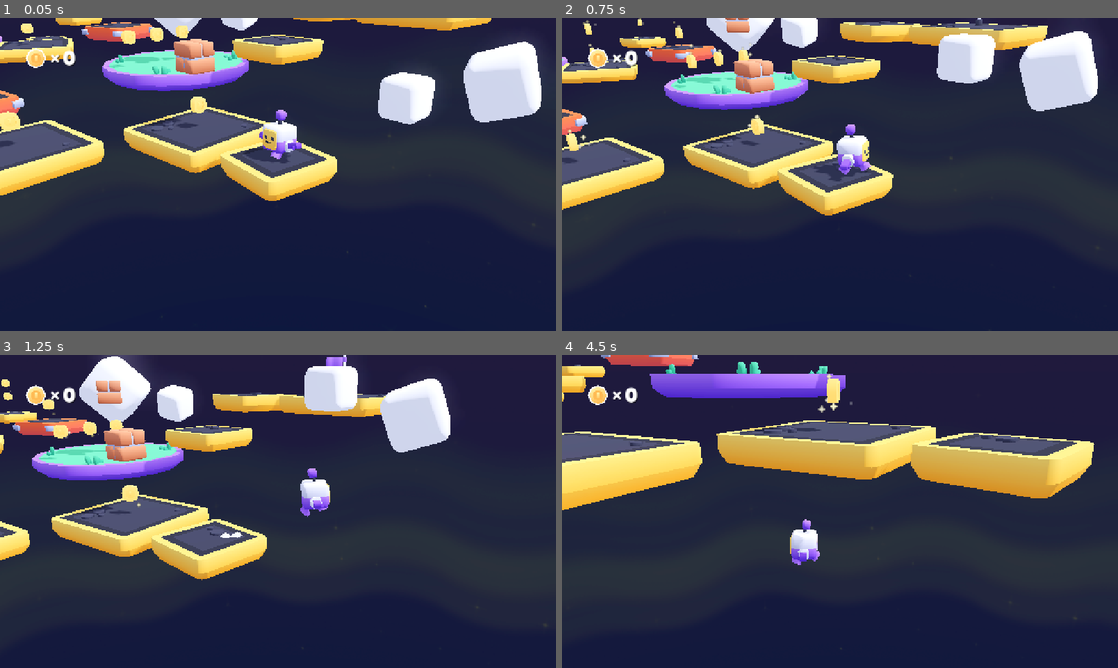
Above: before the commit, frames 1-4 (two rows, left to right).
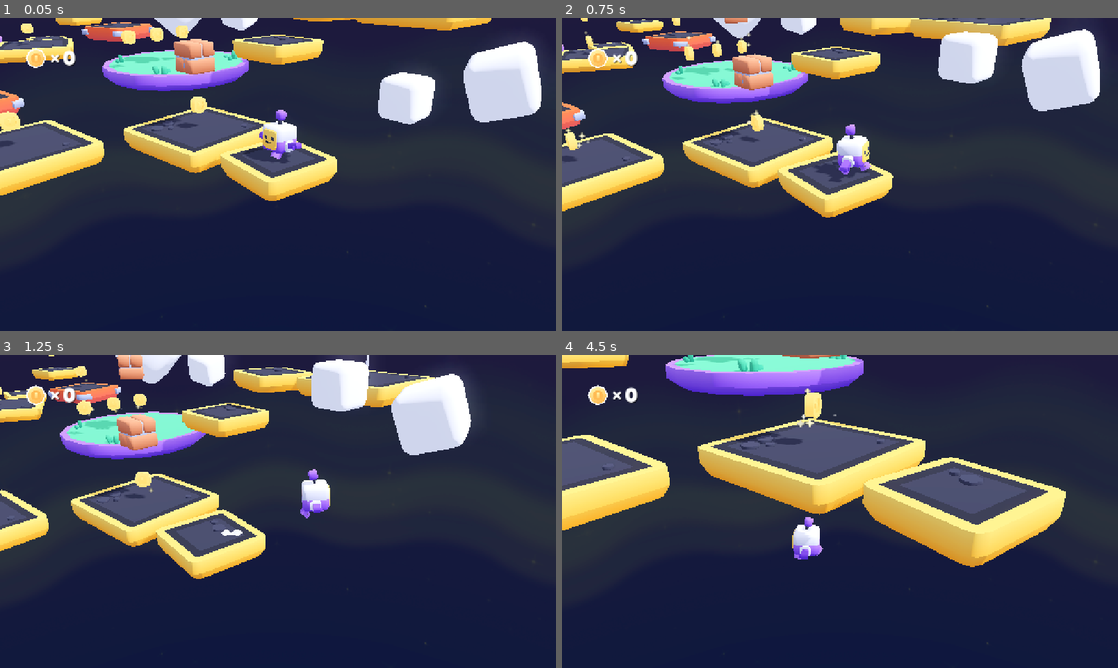
Above: after the commit, the same moments.

Repository: victorlvl47/3d-platformer-obby
Game: Godot game, scene res://scenes/main.tscn
Same seed, same stepped clock (60 frames per second), same inputs: the game is played once before the commit and once after it.
Inputs (mouse positions are in pixels of both pictures, inside the frame that each line leads up to):
- Up to frame 1 (0.05 s): no input
- Up to frame 2 (0.75 s): move the mouse to (962, 158) at 0.52 s; hold D (move_right) from 0.53 s (still down); tap Down (camera_down) at 0.6 s; click (962, 158) at 0.67 s
- Up to frame 3 (1.25 s): keep holding D (move_right); tap Space (jump) at 0.77 s; tap Left (camera_left) at 0.8 s
- Up to frame 4 (4.5 s): move the mouse to (728, 527) at 1.27 s; release D (move_right) at 1.28 s; hold S (move_back) 1.28-2.03 s; tap Left (camera_left) at 1.35, 3.8, 4.35 s; click (728, 527) at 1.42 s; tap Space (jump) at 1.52, 3.02, 3.77 s; tap Right (camera_right) at 1.55, 2.1 s; move the mouse to (895, 442) at 2.02 s; hold D (move_right) 2.03-2.78 s; click (895, 442) at 2.17 s; tap Up (camera_up) at 2.3, 2.85 s; move the mouse to (812, 574) at 2.77 s; hold W (move_forward) 2.78-3.53 s; click (812, 574) at 2.92 s; tap Down (camera_down) at 3.05, 3.6 s; move the mouse to (1006, 558) at 3.52 s; hold A (move_left) from 3.53 s (still down); click (1006, 558) at 3.67 s; tap Escape (ui_cancel) at 4.15 s; move the mouse to (673, 464) at 4.27 s; click (673, 464) at 4.42 s

Frame 1 is identical in both runs. In frame 2, 14% of the frame differs, in the area x 0-97%, y 0-93%; in frame 3, 24%; in frame 4, 29%, in the area x 0-96%, y 0-93%.

Commit message:
Add Roblox-style mouse camera controls

Diff:
--- a/scripts/view.gd
+++ b/scripts/view.gd
@@ -1,53 +1,60 @@
 extends Node3D
 
 @export_group("Properties")
-@export var target: Node
+@export var target: Node3D
 
 @export_group("Zoom")
-@export var zoom_minimum = 16
-@export var zoom_maximum = 4
-@export var zoom_speed = 10
+@export var zoom_minimum := 4.0
+@export var zoom_maximum := 16.0
+@export var zoom_speed := 1.0
 
 @export_group("Rotation")
-@export var rotation_speed = 120
+@export var mouse_sensitivity := 0.25
+@export var rotation_smoothness := 8.0
 
-var camera_rotation:Vector3
-var zoom = 10
+var camera_rotation: Vector3
+var zoom := 10.0
+var rotating_camera := false
 
-@onready var camera = $Camera
+@onready var camera: Camera3D = $Camera
 
-func _ready():
 
-	camera_rotation = rotation_degrees # Initial rotation
+func _ready() -> void:
+	camera_rotation = rotation_degrees
 
-	pass
 
-func _physics_process(delta):
+func _input(event: InputEvent) -> void:
+	if event is InputEventMouseButton:
+		if event.button_index == MOUSE_BUTTON_RIGHT:
+			rotating_camera = event.pressed
 
-	# Set position and rotation to targets
+			if rotating_camera:
+				Input.set_mouse_mode(Input.MOUSE_MODE_CAPTURED)
+			else:
+				Input.set_mouse_mode(Input.MOUSE_MODE_VISIBLE)
 
-	self.position = self.position.lerp(target.position, delta * 4)
-	rotation_degrees = rotation_degrees.lerp(camera_rotation, delta * 6)
+		if event.button_index == MOUSE_BUTTON_WHEEL_UP and event.pressed:
+			zoom -= zoom_speed
 
-	camera.position = camera.position.lerp(Vector3(0, 0, zoom), 8 * delta)
+		if event.button_index == MOUSE_BUTTON_WHEEL_DOWN and event.pressed:
+			zoom += zoom_speed
 
-	handle_input(delta)
+		zoom = clamp(zoom, zoom_minimum, zoom_maximum)
 
-# Handle input
+	if event is InputEventMouseMotion and rotating_camera:
+		camera_rotation.y -= event.relative.x * mouse_sensitivity
+		camera_rotation.x -= event.relative.y * mouse_sensitivity
+		camera_rotation.x = clamp(camera_rotation.x, -80.0, -10.0)
 
-func handle_input(delta):
+	if event.is_action_pressed("ui_cancel"):
+		rotating_camera = false
+		Input.set_mouse_mode(Input.MOUSE_MODE_VISIBLE)
 
-	# Rotation
 
-	var input := Vector3.ZERO
+func _physics_process(delta: float) -> void:
+	if target == null:
+		return
 
-	input.y = Input.get_axis("camera_left", "camera_right")
-	input.x = Input.get_axis("camera_up", "camera_down")
-
-	camera_rotation += input.limit_length(1.0) * rotation_speed * delta
-	camera_rotation.x = clamp(camera_rotation.x, -80, -10)
-
-	# Zooming
-
-	zoom += Input.get_axis("zoom_in", "zoom_out") * zoom_speed * delta
-	zoom = clamp(zoom, zoom_maximum, zoom_minimum)
+	position = position.lerp(target.position, delta * 4.0)
+	rotation_degrees = rotation_degrees.lerp(camera_rotation, delta * rotation_smoothness)
+	camera.position = camera.position.lerp(Vector3(0, 0, zoom), delta * 8.0)
